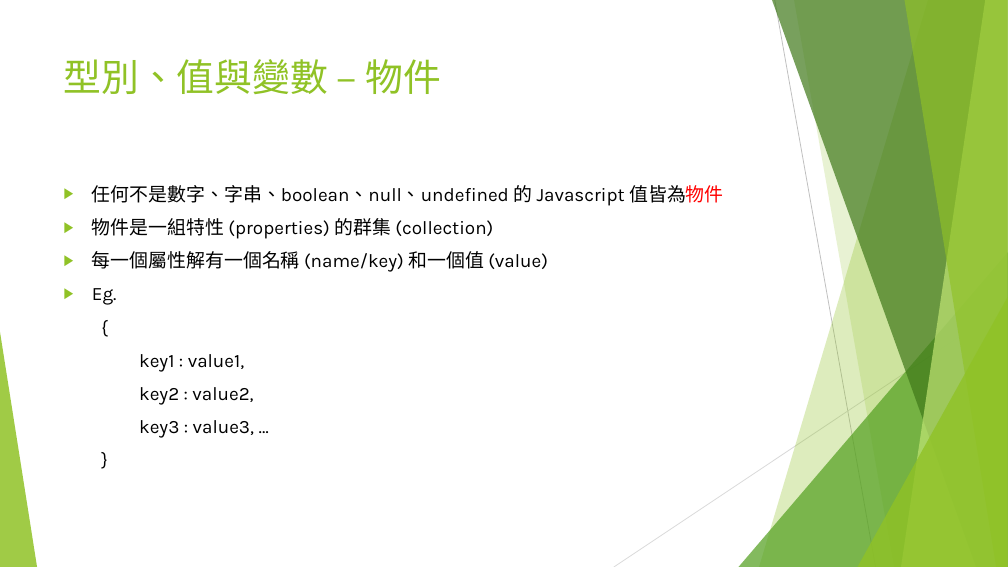
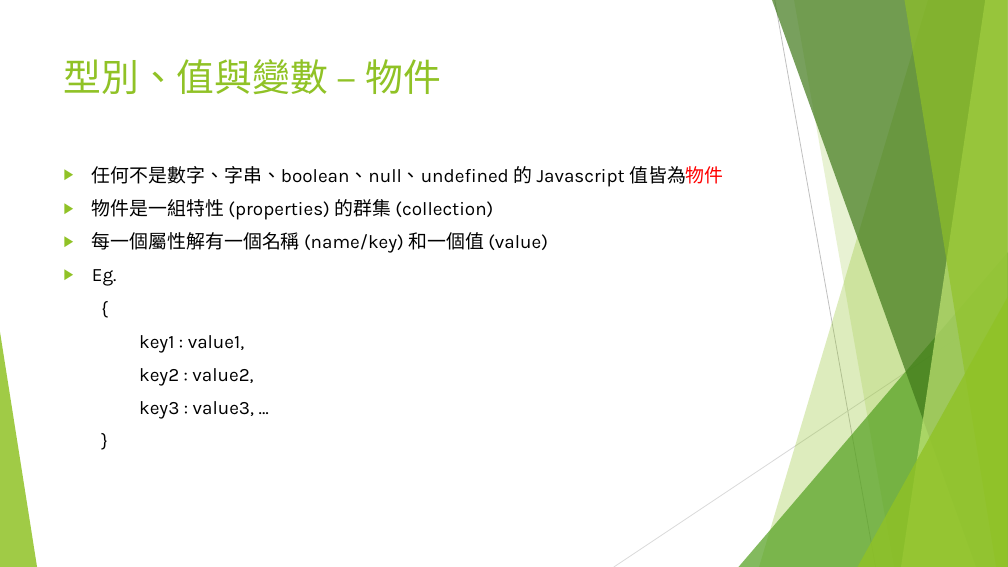
Before and after one commit to adennis1984/IntroduceWebFrontEnd, a slide deck: slide 22 of Part-1-Type-Value-Variable/Web 前端入門(一).pptx. Drawn at 1008x567 pixels with LibreOffice and Linux fonts; fonts in the diff are those of the drawing. Boxes give left, top, right and bottom in pixels: in the first picture for what was removed or moved away, otherwise in the second. Text is boxed around its words. In the diff, an @@ line names an element or a change of style, - is before the commit and + after.

```diff
--- a/Part-1-Type-Value-Variable/Web 前端入門(一).pptx
+++ b/Part-1-Type-Value-Variable/Web 前端入門(一).pptx
@@ text "任何不是數字、字串、boolean、null、undefined 的 Javascript 值皆為物件": place and size @@
-text "任何不是數字、字串、boolean、null、undefined 的 Javascript 值皆為物件" at <box>92,185,723,438</box>
+text "任何不是數字、字串、boolean、null、undefined 的 Javascript 值皆為物件" at <box>92,166,723,419</box>
```
Also in this commit, not shown: 5 other slides changed.
